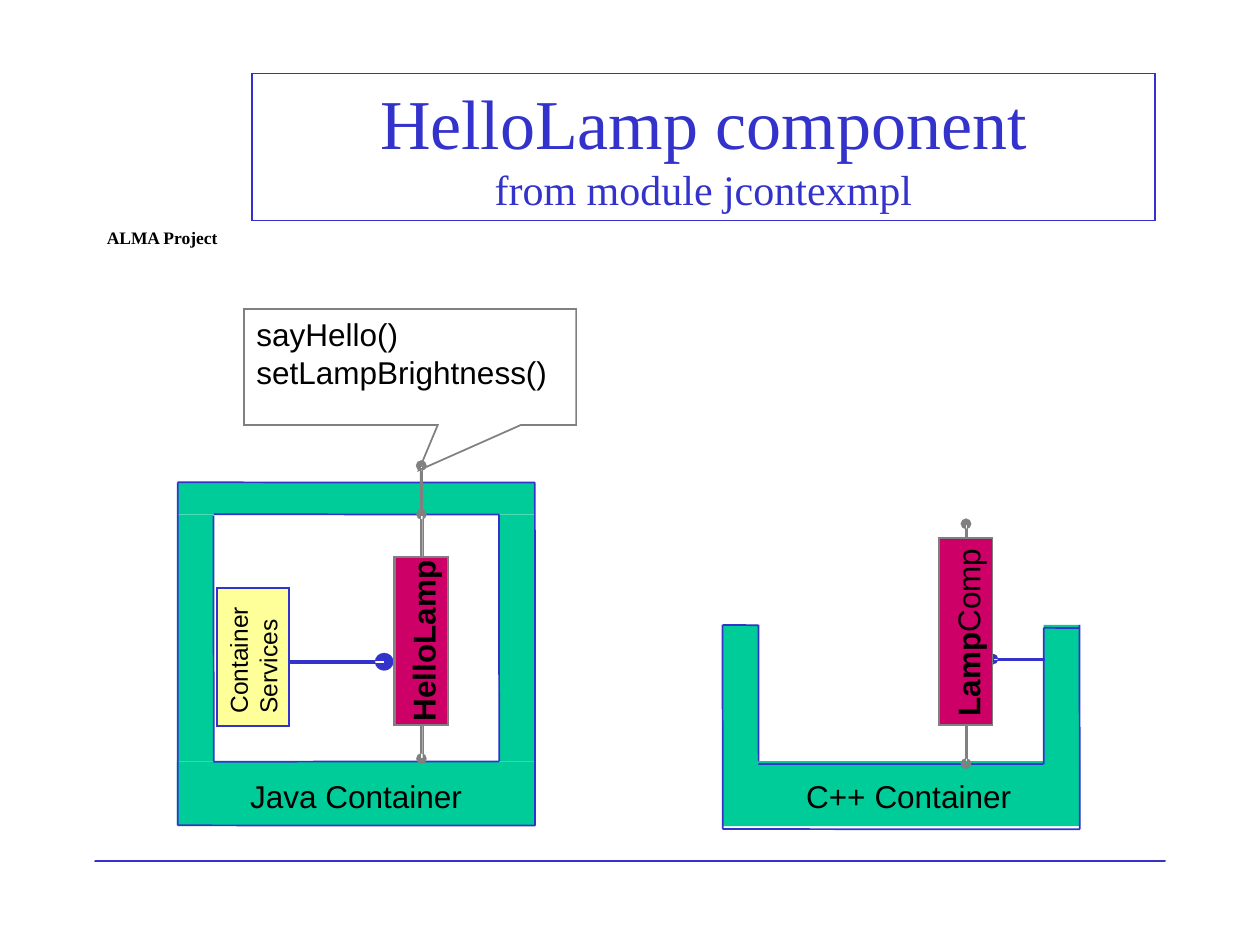
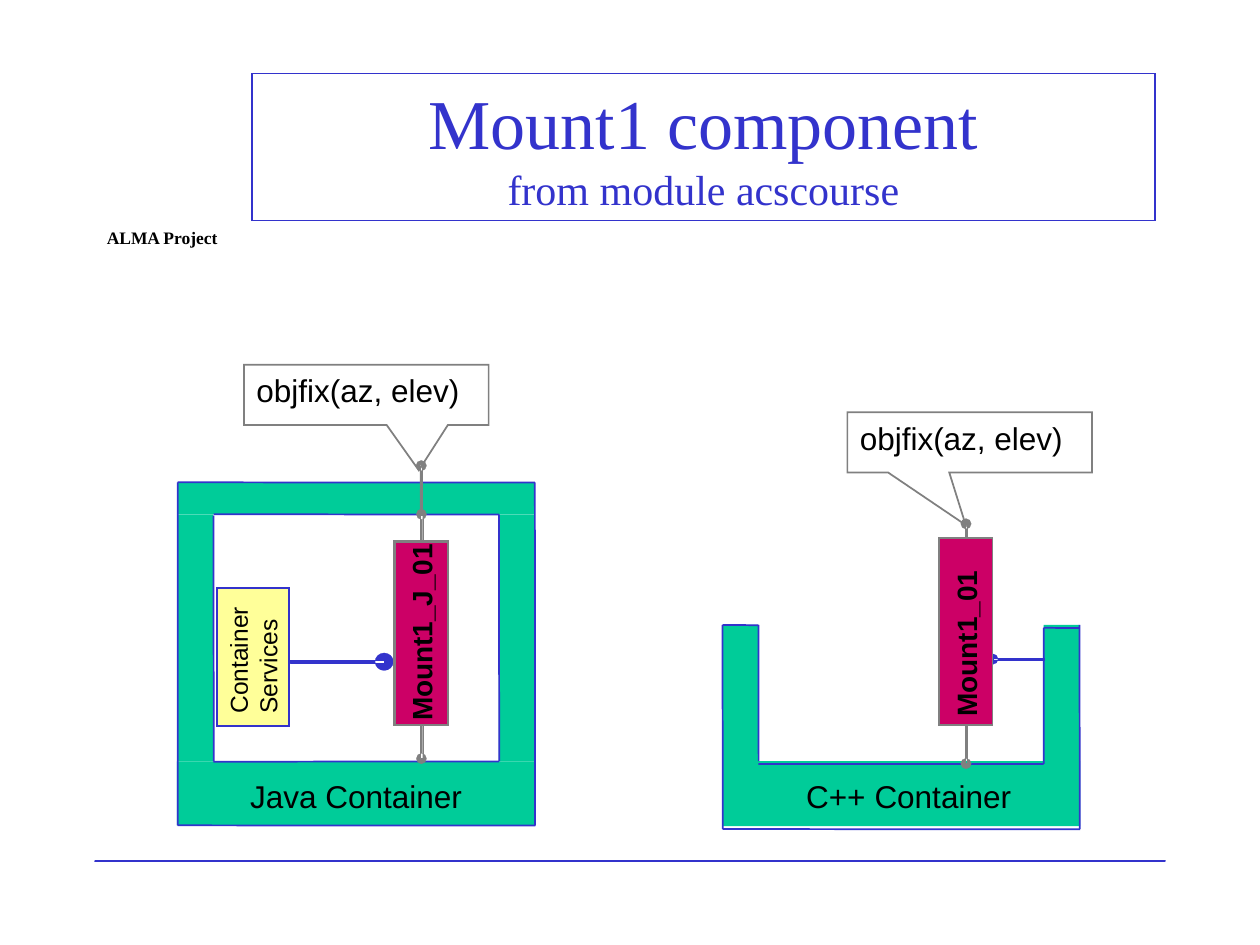
Before and after one commit to ACS-Community/ACS, a slide deck: slide 2 of Documents/ACS-Course/ACSCourse-ComponentJava.ppt. Drawn at 1260x945 pixels with LibreOffice and Linux fonts; fonts in the diff are those of the drawing; background and template pictures are left out. Boxes give left, top, right and bottom in pixels: in the first picture for what was removed or moved away, otherwise in the second. Text is boxed around its words. In the diff, an @@ line names an element or a change of style, - is before the commit and + after.

```diff
--- a/Documents/ACS-Course/ACSCourse-ComponentJava.ppt
+++ b/Documents/ACS-Course/ACSCourse-ComponentJava.ppt
@@ title at (429, 102, 978, 206): text changed @@
-HelloLamp component
-from module jcontexmpl
+Mount1 component
+from module acscourse
@@ speech box removed at (244, 309, 577, 425) @@
-sayHello()
-setLampBrightness()
@@ speech box added at (244, 365, 489, 426), outline #808080 0.99 pt, 18 pt, text #000000 @@
+objfix(az, elev)
@@ speech box added at (848, 412, 1092, 472), outline #808080 0.99 pt, 18 pt, text #000000 @@
+objfix(az, elev)
@@ rectangle: place and size @@
-rectangle at (394, 557, 447, 726)
+rectangle at (394, 542, 447, 724)
@@ rectangle: place and size @@
-rectangle at (394, 557, 447, 726)
+rectangle at (394, 542, 447, 724)
@@ text at (407, 561, 438, 716): text changed; size 18 to 16 pt @@
-HelloLamp
+Mount1_J_01
@@ text removed at (949, 549, 987, 633) @@
-Comp
@@ text at (952, 586, 983, 713): text changed; size 18 to 16 pt @@
-Lamp
+Mount1_01
```
Also in this commit, not shown: 1 other slide changed.
